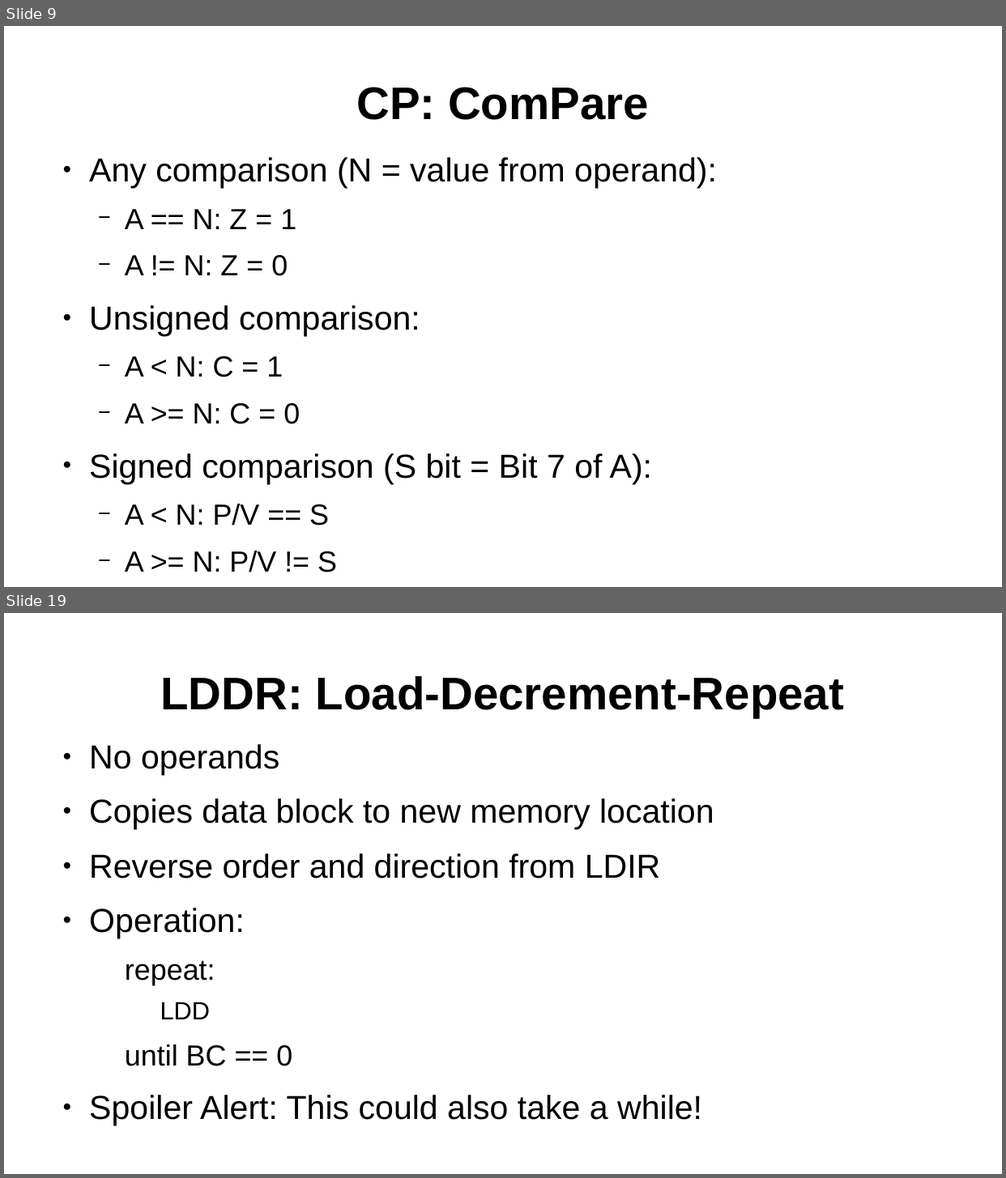
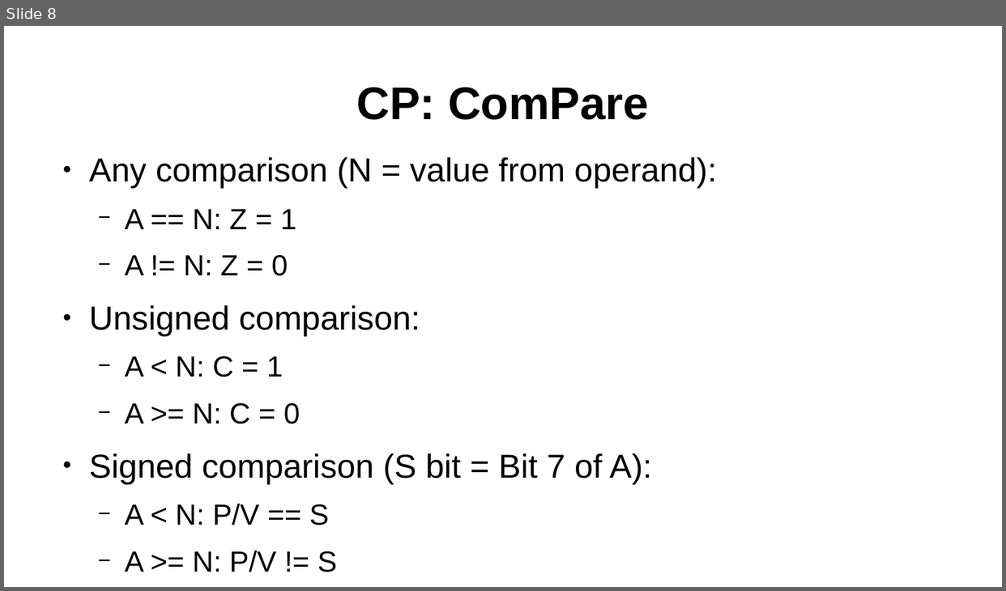
Before and after one commit to SlithyMatt/zxs-assembly-tutorial, a slide deck: Lesson4/Lesson4.odp. Shown one above the other, each under a label of ours: slides 9 and 19 before the commit, slide 8 after it; the slides between them are not shown. The pictures are 1006x1178 and 1006x591 pixels, drawn with LibreOffice and Linux fonts; fonts in the diff are those of the drawing. Boxes give left, top, right and bottom in pixels: in the first picture for what was removed or moved away, otherwise in the second. Text is boxed around its words. In the diff, an @@ line names an element or a change of style, - is before the commit and + after.

```diff
--- a/Lesson4/Lesson4.odp
+++ b/Lesson4/Lesson4.odp
@@ slide 19 removed at (x1=4, y1=613, x2=1002, y2=1174), background #FFFFFF @@
@@ title removed at (x1=160, y1=676, x2=844, y2=717) @@
-LDDR: Load-Decrement-Repeat
@@ text removed at (x1=89, y1=744, x2=714, y2=1126) @@
-● No operands
-● Copies data block to new memory location
-● Reverse order and direction from LDIR
-● Operation:
-  repeat:
-    LDD
-  until BC == 0
-● Spoiler Alert: This could also take a while!
@@ what was slide 9 is now slide 8 @@
```
Also in this commit, not shown: 1 slide changed, 6 slides added, 11 other slides removed, 2 other files.
